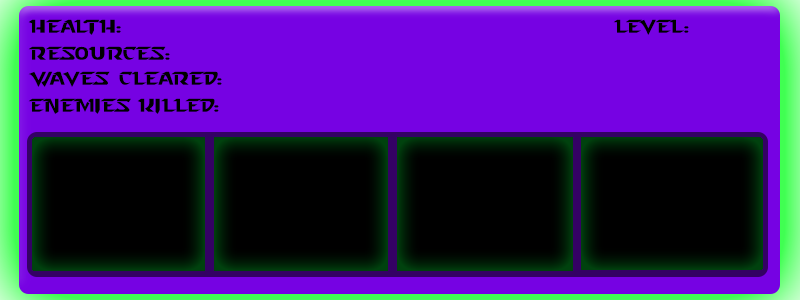
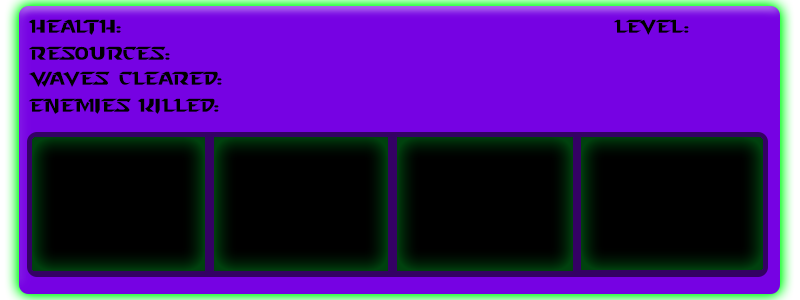
Layered file, before and after one edit (800 x 300). Changes by layer:
pixels changed over (x1=0, y1=0, x2=800, y2=300) (layer not identified)
